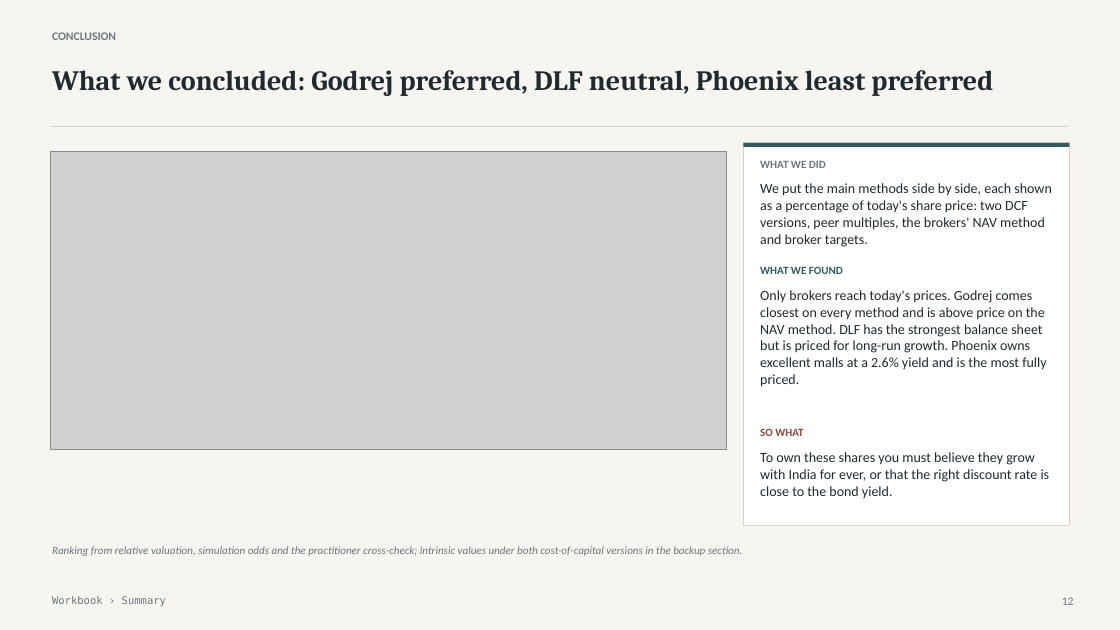
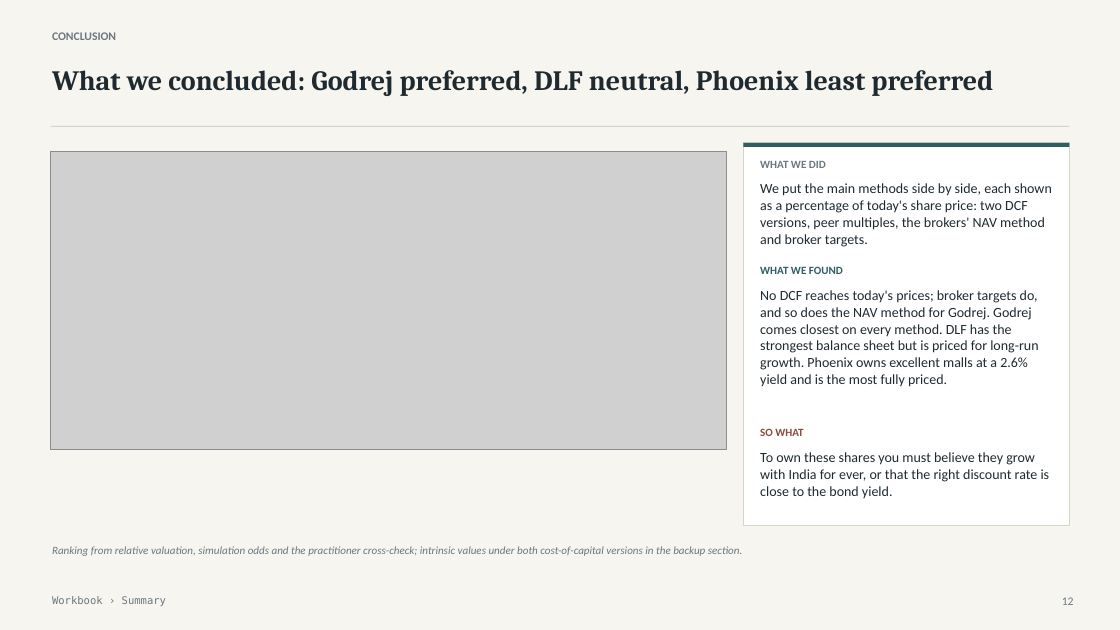
Before and after one commit to atharvaakz/BAAV, a slide deck: slide 12 of reports/ProjectBaav_Group27_Presentation.pptx. Drawn at 1120x630 pixels with LibreOffice and Linux fonts; fonts in the diff are those of the drawing; grey boxes stand for pictures. Boxes give left, top, right and bottom in pixels: in the first picture for what was removed or moved away, otherwise in the second. Text is boxed around its words. In the diff, an @@ line names an element or a change of style, - is before the commit and + after.

```diff
--- a/reports/ProjectBaav_Group27_Presentation.pptx
+++ b/reports/ProjectBaav_Group27_Presentation.pptx
@@ text at (760,290,1038,387): text changed @@
-Only brokers reach today's prices. Godrej comes closest on every method and is above price on the NAV method. DLF has the strongest balance sheet but is priced for long-run growth. Phoenix owns excellent malls at a 2.6% yield and is the most fully priced.
+No DCF reaches today's prices; broker targets do, and so does the NAV method for Godrej. Godrej comes closest on every method. DLF has the strongest balance sheet but is priced for long-run growth. Phoenix owns excellent malls at a 2.6% yield and is the most fully priced.
```
Also in this commit, not shown: 4 other files.
